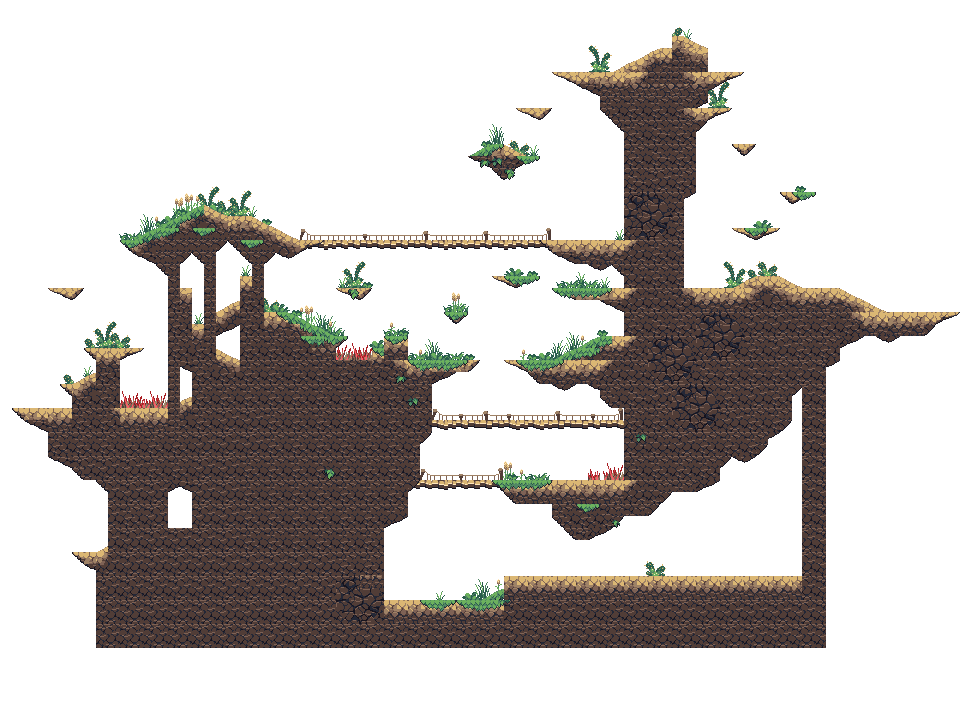
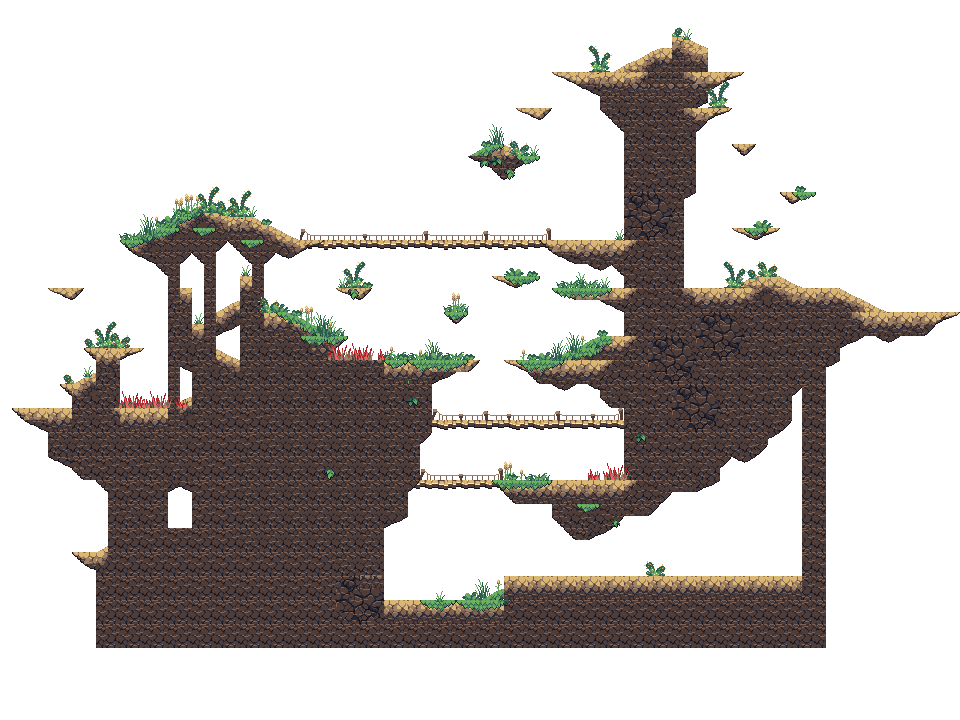
Comparing the layer stacks of the two 960 × 720 images. Changes:
added layer "scenery1.png" above "Layer" over [86, 36, 776, 602]
painted on "Layer" over [369, 276, 757, 481]
